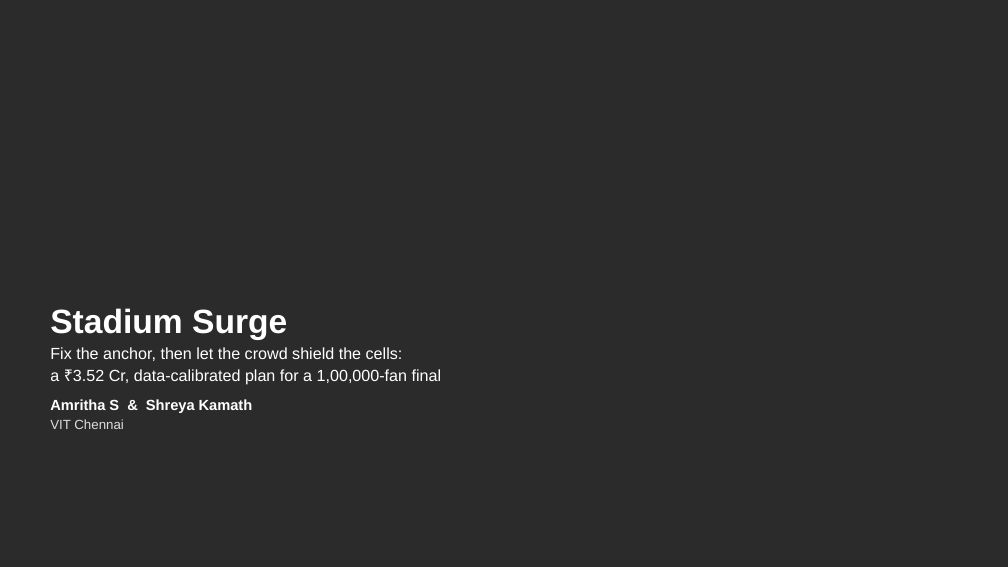
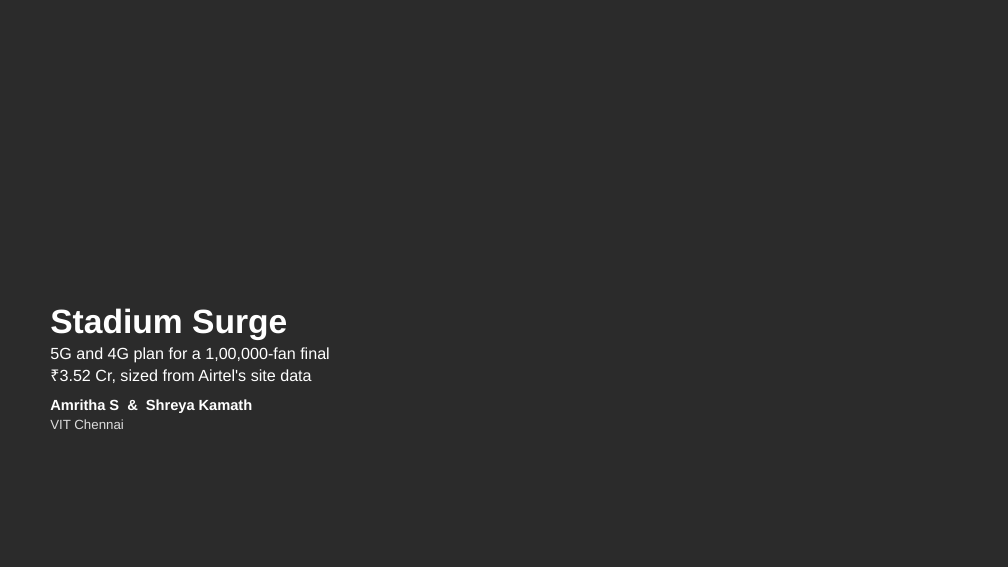
Before and after one commit to ShreyaNarasimhaKamath/Airtel_Synq_Hackathon-, a slide deck: slide 1 of Airtel_Sync_Stadium_Surge.pptx. Drawn at 1008x567 pixels with LibreOffice and Linux fonts; fonts in the diff are those of the drawing; background and template pictures are left out; a plain dark background stands for a picture behind light text. Boxes give left, top, right and bottom in pixels: in the first picture for what was removed or moved away, otherwise in the second. Text is boxed around its words. In the diff, an @@ line names an element or a change of style, - is before the commit and + after.

Commit message:
Rewrite deck and README text, fuller competitive analysis, updated figures

```diff
--- a/Airtel_Sync_Stadium_Surge.pptx
+++ b/Airtel_Sync_Stadium_Surge.pptx
@@ text at box(50, 347, 330, 383): text changed @@
-Fix the anchor, then let the crowd shield the cells:
-a ₹3.52 Cr, data-calibrated plan for a 1,00,000-fan final
+5G and 4G plan for a 1,00,000-fan final
+₹3.52 Cr, sized from Airtel's site data
```
Also in this commit, not shown: 7 other slides changed, 5 other files.
